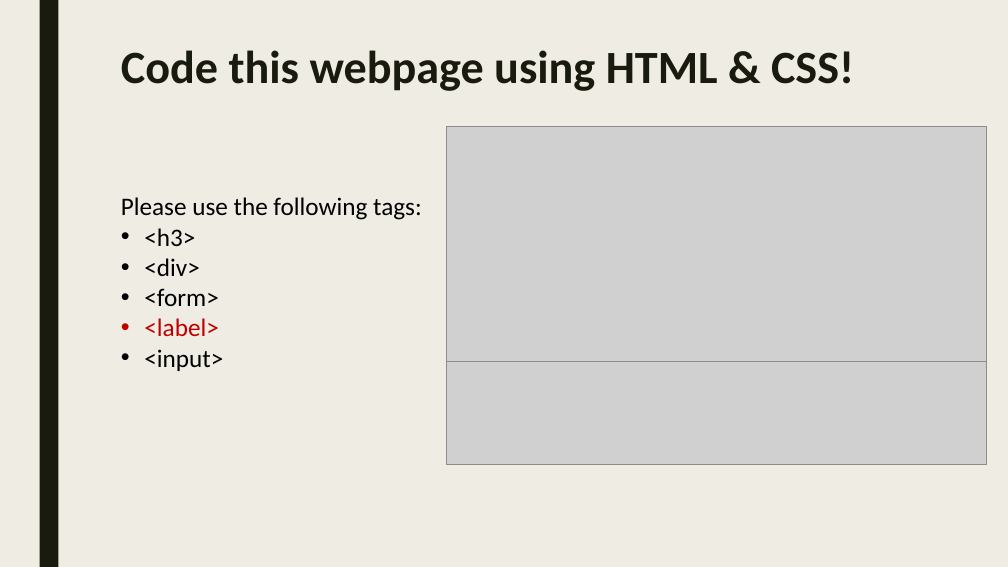
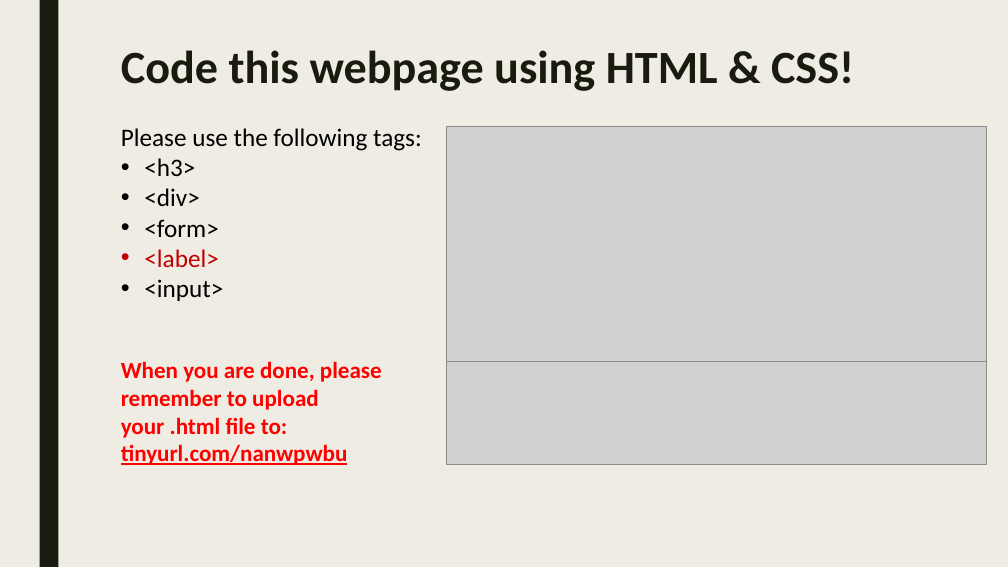
Before and after one commit to sayyidkhan/web_intro_2022, a slide deck: slide 11 of 2_CSS.pptx. Drawn at 1008x567 pixels with LibreOffice and Linux fonts; fonts in the diff are those of the drawing; grey boxes stand for pictures. Boxes give left, top, right and bottom in pixels: in the first picture for what was removed or moved away, otherwise in the second. Text is boxed around its words. In the diff, an @@ line names an element or a change of style, - is before the commit and + after.

```diff
--- a/2_CSS.pptx
+++ b/2_CSS.pptx
@@ text "Please use the following tags:" moved from (x1=121, y1=197, x2=422, y2=371) to (x1=121, y1=128, x2=422, y2=301) @@
@@ text added at (x1=121, y1=361, x2=382, y2=465), 22 pt, text #FF0000, bold @@
+When you are done, please remember to upload your .html file to:
+tinyurl.com/nanwpwbu
```
Also in this commit, not shown: 1 slide added, 6 other files.
